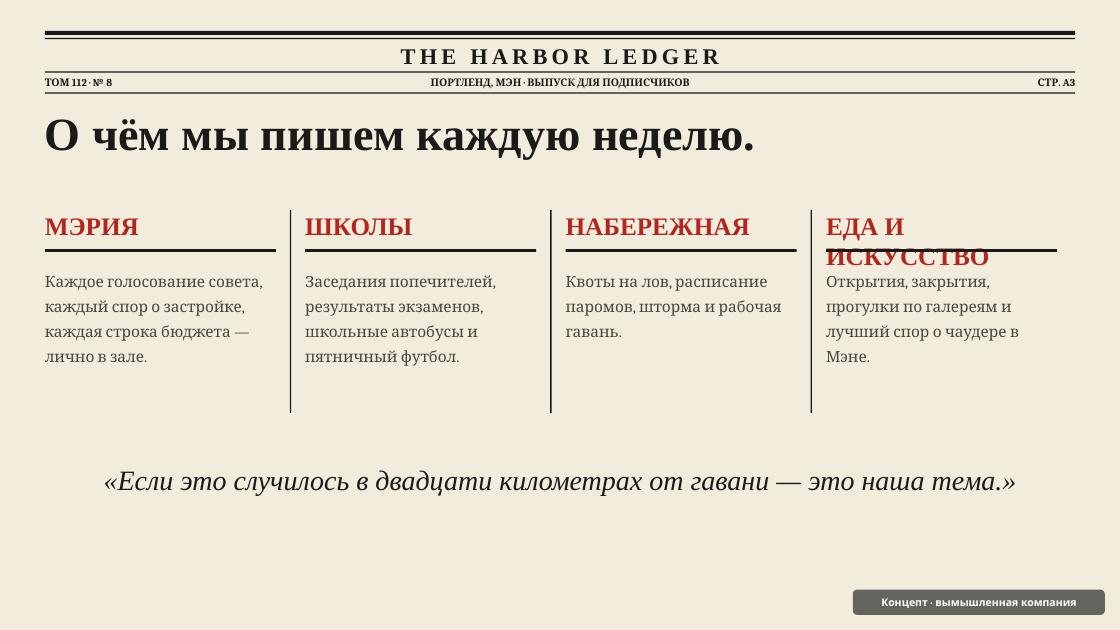
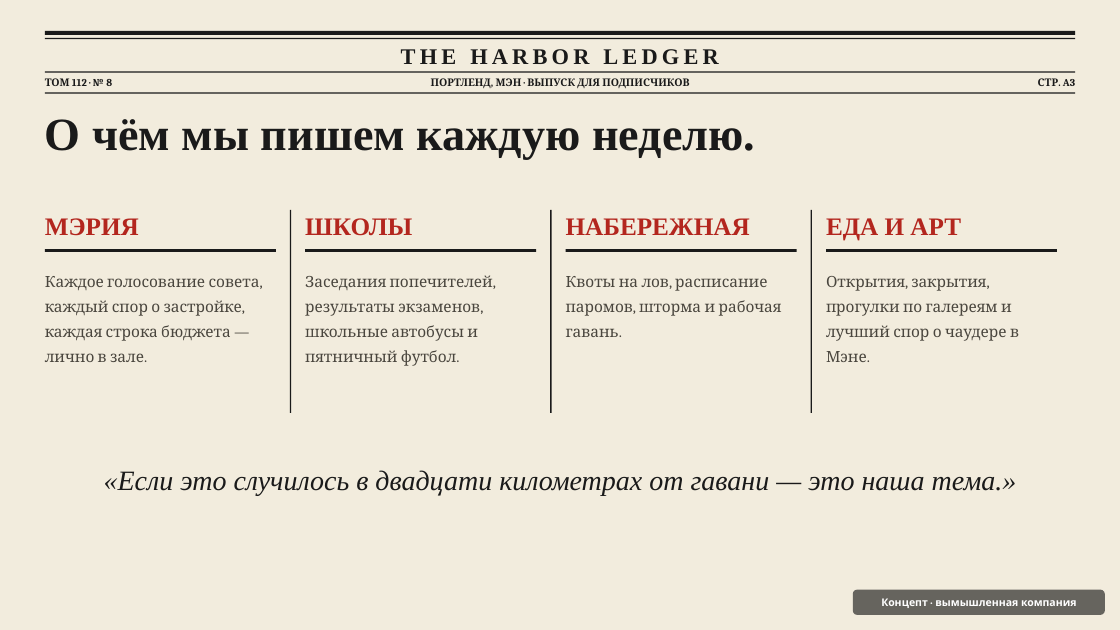
Before and after one commit to nikitakustov123/education-decks, a slide deck: slide 3 of ru/pptx/10-harbor-ledger.pptx. Drawn at 1120x630 pixels with LibreOffice and Linux fonts; fonts in the diff are those of the drawing. Boxes give left, top, right and bottom in pixels: in the first picture for what was removed or moved away, otherwise in the second. Text is boxed around its words. In the diff, an @@ line names an element or a change of style, - is before the commit and + after.

```diff
--- a/ru/pptx/10-harbor-ledger.pptx
+++ b/ru/pptx/10-harbor-ledger.pptx
@@ text at (826,218,961,241): text changed @@
-ЕДА И ИСКУССТВО
+ЕДА И АРТ
```
Also in this commit, not shown: 3 other slides changed, 9 other files.
